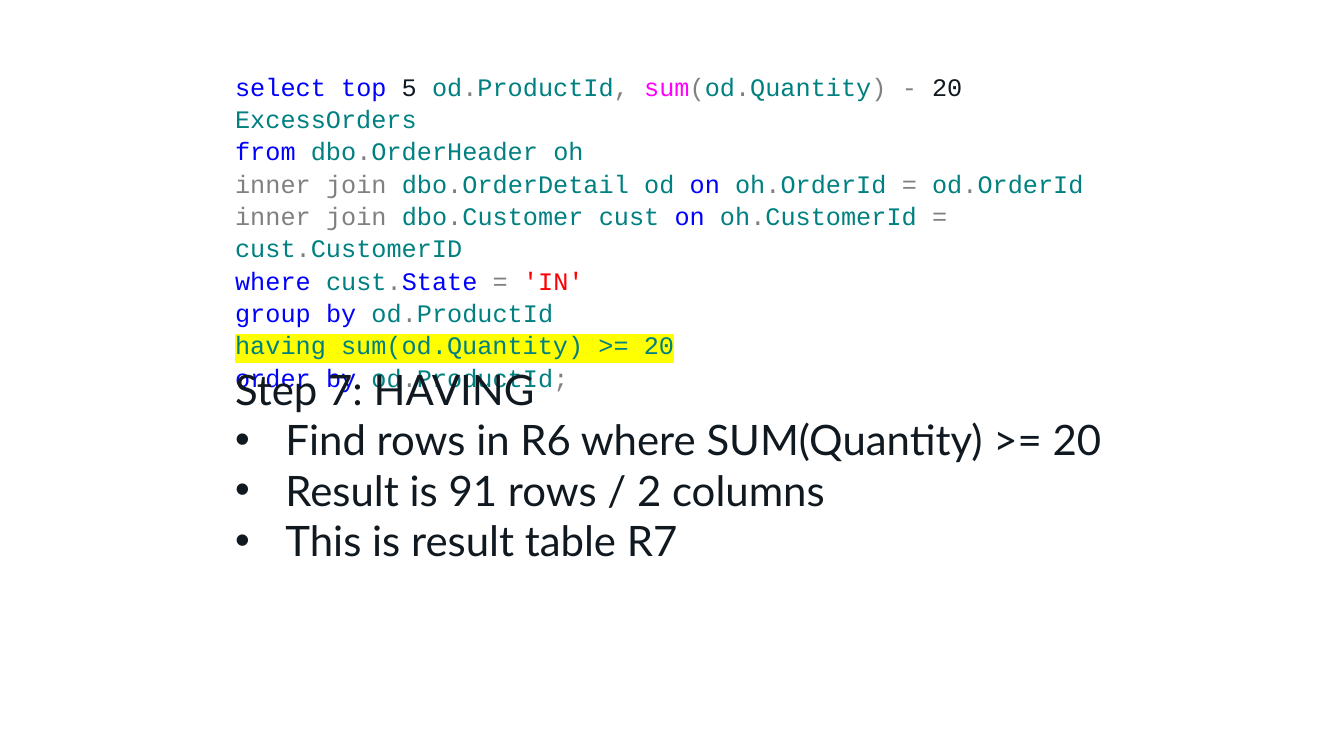
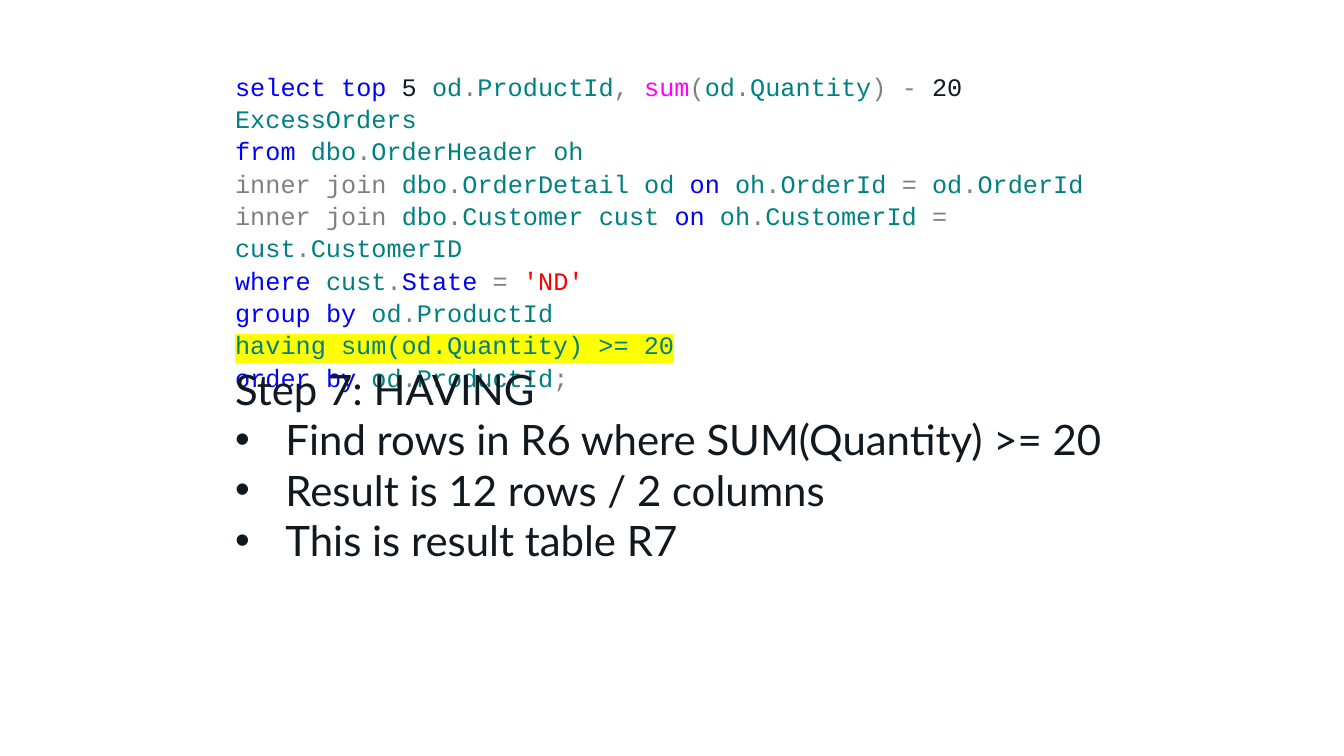
Before and after one commit to tf3604/OptimizerPresentation, a slide deck: slide 15 of Optimizer.pptx. Drawn at 1344x756 pixels with LibreOffice and Linux fonts; fonts in the diff are those of the drawing; background and template pictures are left out. Boxes give left, top, right and bottom in pixels: in the first picture for what was removed or moved away, otherwise in the second. Text is boxed around its words. In the diff, an @@ line names an element or a change of style, - is before the commit and + after.

```diff
--- a/Optimizer.pptx
+++ b/Optimizer.pptx
@@ text at [235,271,584,291]: text changed @@
-where cust.State = 'IN'
+where cust.State = 'ND'
@@ text at [285,475,825,507]: text changed @@
-• Result is 91 rows / 2 columns
+• Result is 12 rows / 2 columns
```
Also in this commit, not shown: 11 other slides changed.
